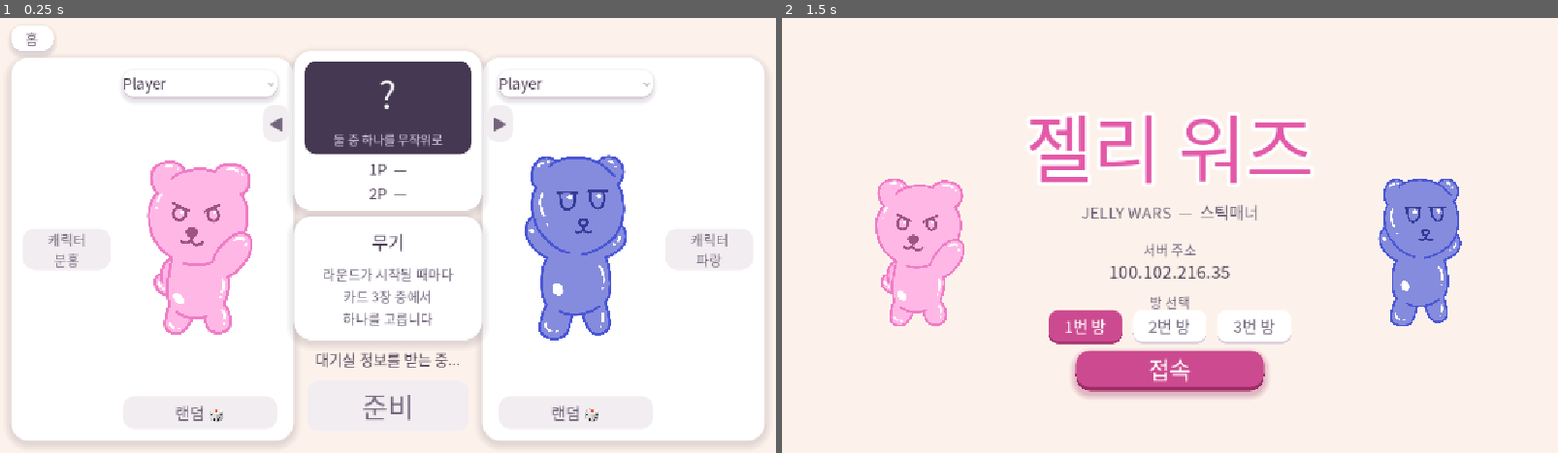
Above: before the commit, frames 1-2 (left to right).
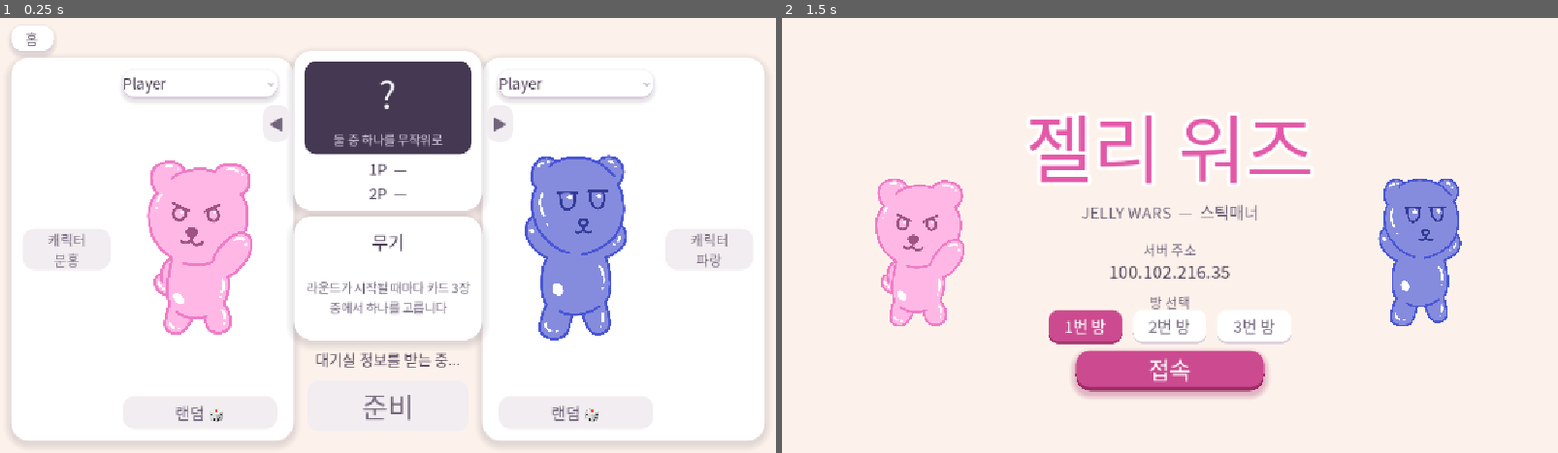
Above: after the commit, the same moments.

Repository: KADSA-OFFICIAL/Group-3
Game: Godot game, scene res://scenes/select.tscn
Two runs of this game, one before a commit and one after it. Both use one fixed random seed, a clock stepped at 60 frames per second and the inputs below. This scene is started directly instead of the project's main scene.
Inputs:
- Up to frame 1 (0.25 s): no input
- Up to frame 2 (1.5 s): click "홈" at 0.5 s; click "1번 방" at 1.25 s

The runs differ from the first frame. In frame 1, 0.9% of the frame differs, in the area x 39-61%, y 57-71%; in frame 2, nothing differs.

Commit message:
fix(select): 무기 안내 박스 텍스트가 Windows에서 넘치지 않게 수정
- WeaponBox/Hint 라벨에 autowrap_mode(3, word smart)를 켜서 폰트별 글자 폭 차이로
  줄이 상자 폭을 넘겨도 자동으로 줄바꿈되게 함
- 수동 3줄 고정 문구를 한 문장으로 바꿔 autowrap이 실제 렌더링 폭 기준으로
  줄을 나누게 함(폰트마다 다른 SystemFont 폭에 안 흔들림)
- font_size 20 -> 18(테마 최소 크기), 라벨 하단 여백을 172 -> 180으로 늘려
  세로 여유도 확보

Closes #290

Co-Authored-By: Claude Sonnet 5 <noreply@anthropic.com>

Diff:
--- a/scenes/select.tscn
+++ b/scenes/select.tscn
@@ -170,12 +170,11 @@
 offset_left = 16.0
 offset_top = 64.0
 offset_right = -16.0
-offset_bottom = 172.0
+offset_bottom = 180.0
 theme_override_colors/font_color = Color(0.44, 0.39, 0.48, 1)
-theme_override_font_sizes/font_size = 20
-text = "라운드가 시작될 때마다
-카드 3장 중에서
-하나를 고릅니다"
+theme_override_font_sizes/font_size = 18
+text = "라운드가 시작될 때마다 카드 3장 중에서 하나를 고릅니다"
+autowrap_mode = 3
 horizontal_alignment = 1
 vertical_alignment = 1
 
